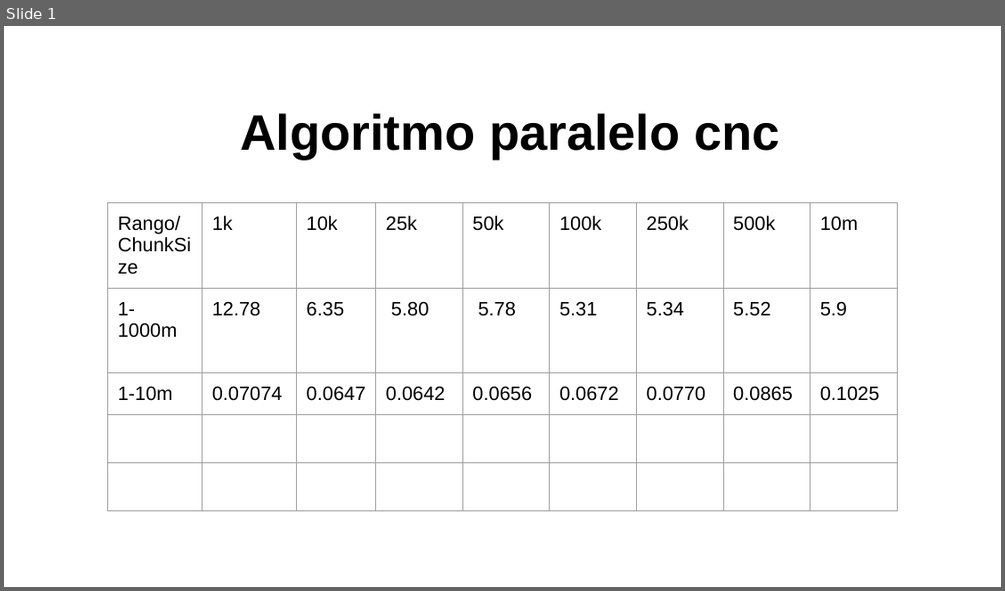
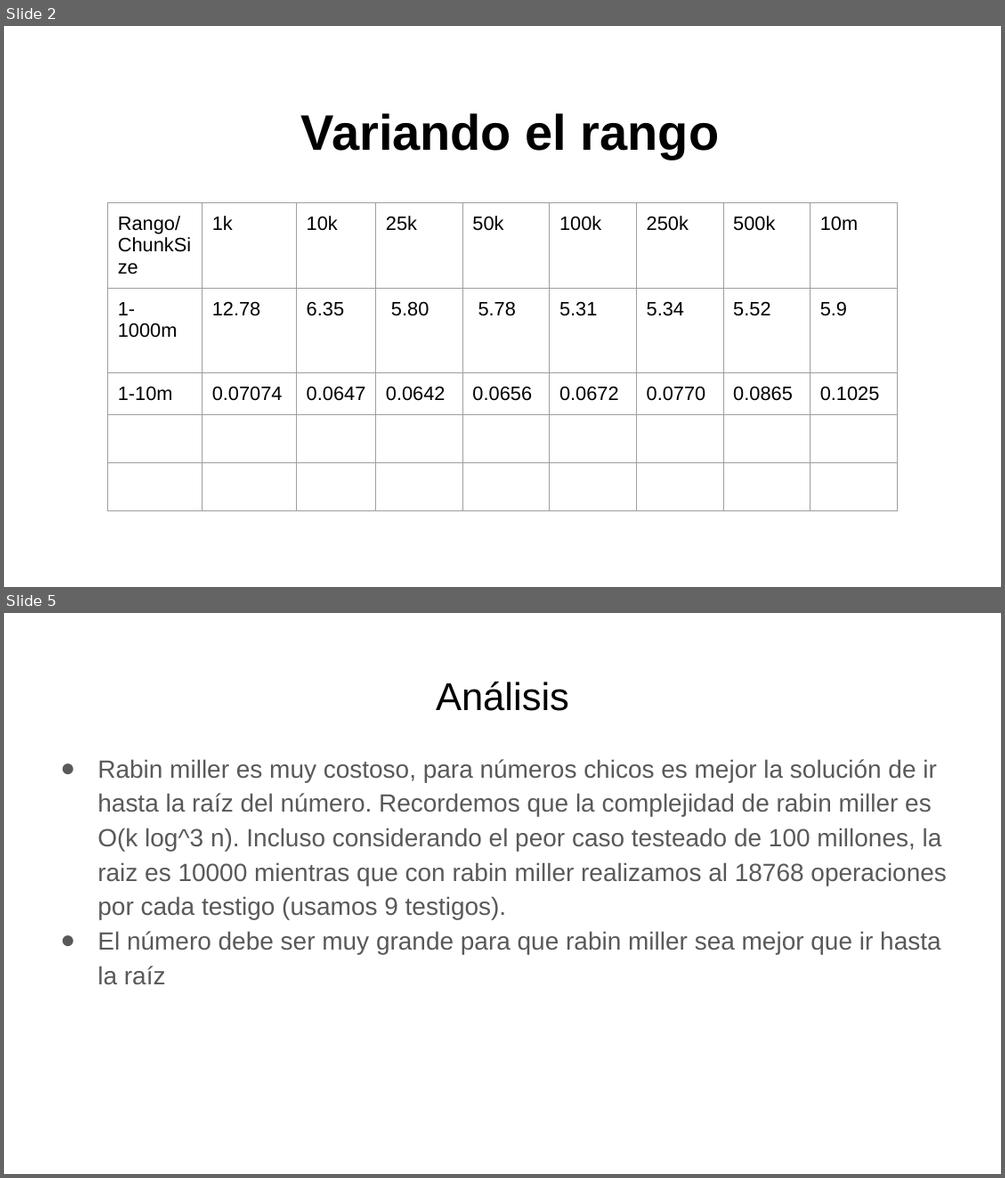
Before and after one commit to juvian/paralela, a slide deck: presentacion/dia2.pptx. Shown one above the other, each under a label of ours: slide 1 before the commit, slides 2 and 5 after it; the slides between them are not shown. The pictures are 1005x591 and 1005x1178 pixels, drawn with LibreOffice and Linux fonts; fonts in the diff are those of the drawing. Boxes give left, top, right and bottom in pixels: in the first picture for what was removed or moved away, otherwise in the second. Text is boxed around its words. In the diff, an @@ line names an element or a change of style, - is before the commit and + after.

```diff
--- a/presentacion/dia2.pptx
+++ b/presentacion/dia2.pptx
@@ slide 5 added at bbox=[4, 613, 1001, 1174], background #FFFFFF @@
@@ title added at bbox=[436, 682, 569, 711], 28 pt, text #000000 @@
+Análisis
@@ text added at bbox=[97, 759, 947, 985], 18 pt, text #595959 @@
+● Rabin miller es muy costoso, para números chicos es mejor la solución de ir hasta la raíz del número. Recordemos que la complejidad de rabin miller es O(k log^3 n). Incluso considerando el peor caso testeado de 100 millones, la raiz es 10000 mientras que con rabin miller realizamos al 18768 operaciones por cada testigo (usamos 9 testigos).
+● El número debe ser muy grande para que rabin miller sea mejor que ir hasta la raíz
@@ what was slide 1 is now slide 2 @@
@@ slide 2 changed as well @@
@@ text at bbox=[301, 113, 719, 158]: text changed @@
-Algoritmo paralelo cnc
+Variando el rango
```
Also in this commit, not shown: 6 other slides added, 1 other file.
